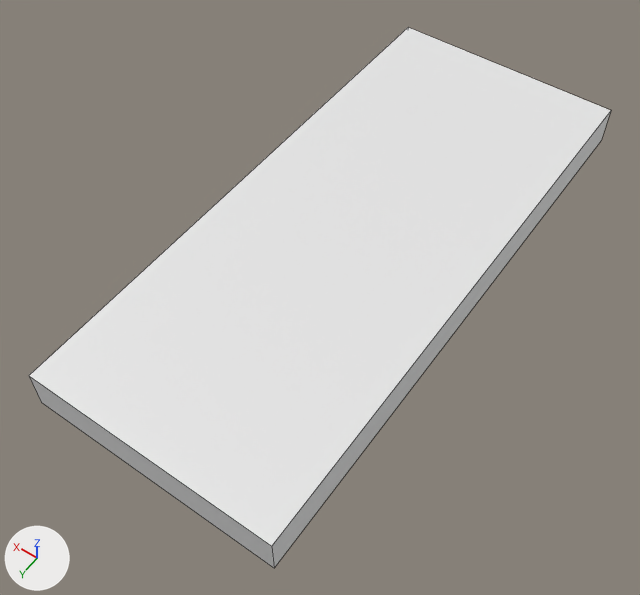
Two versions of the OBJ model media/model/mapmodel/nieb/computer_keyboard/model.obj, one commit apart.
Both versions are drawn from a camera (50 mm lens) standing at (-3.6, 5.72, 7.84) and looking at (0.03, 0.64, -0.14). Lighting does not change. The marker at lower left points along +X, +Y and +Z. Mesh edges are drawn as thin lines. Where no turn or scale is listed for an object, it has been applied to the vertices. Vertices at the same position are counted once.

Objects in the first picture: 'model'.
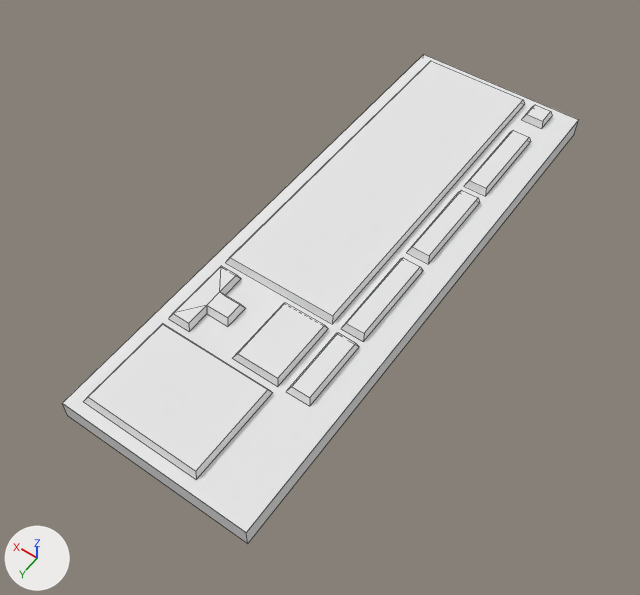
Where the change shows, as pixel boxes (x1, y1, x2, y2) in the pictures (640 x 595 px):
'model', reshaped (11% narrower, 10% shorter)
    before: (29, 27, 611, 568)
    after: (63, 55, 578, 543)

The edits, one by one:
Material 'Default' (mat_default) is new.
Its base color is (0.8, 0.8, 0.8) (white #e7e7e7).
Its roughness is 1.0.
me_model is used by ob_model.
me_model had 8 vertices, 5 faces and spanned x -1.5..1.5, y -3.5..3.5, z 0.0..0.5.
me_model now has 90 vertices, 58 faces and spans x -1.16..1.16, y -3.41..3.46, z 0.0..0.34.
me_model part 1: the whole mesh is rebuilt.
me_model now uses material mat_default (white #e7e7e7).
